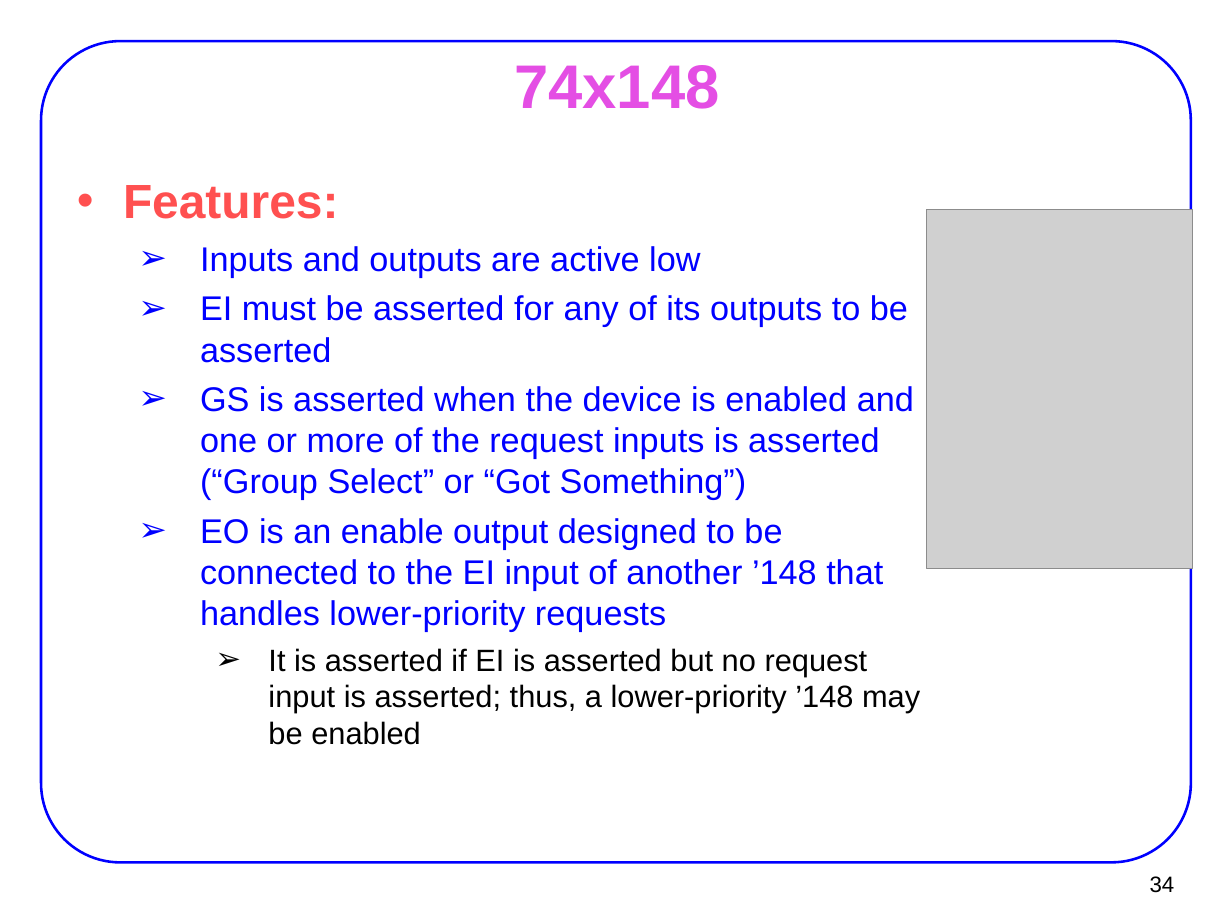
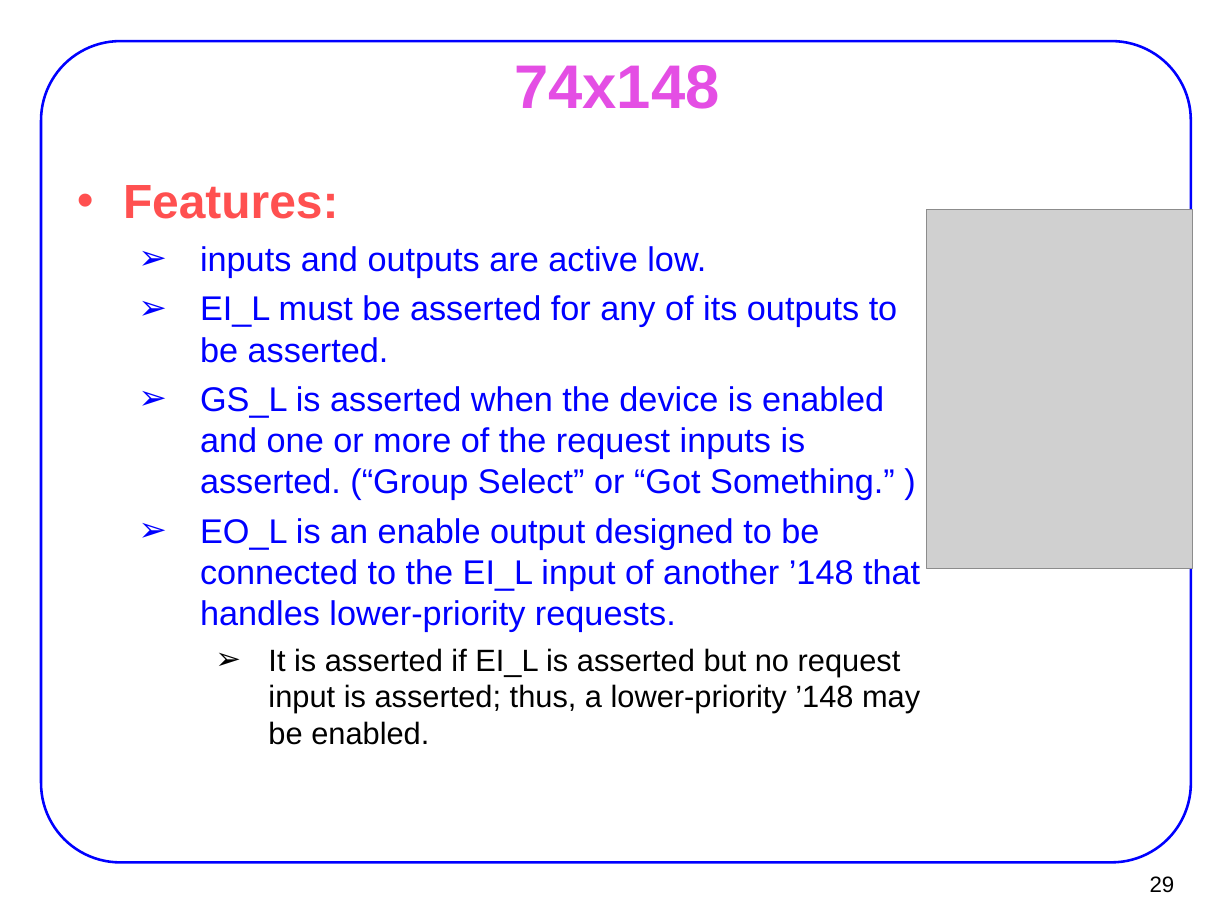
Before and after one commit to AUT-CE-Archive/AUT-CE-LC, a slide deck: slide 29 of Slides/06_decoder.ppt (slide 34 before the commit). Drawn at 1232x924 pixels with LibreOffice and Linux fonts; fonts in the diff are those of the drawing; grey boxes stand for pictures. Boxes give left, top, right and bottom in pixels: in the first picture for what was removed or moved away, otherwise in the second. Text is boxed around its words. In the diff, an @@ line names an element or a change of style, - is before the commit and + after.

Commit message:
Updated slides

```diff
--- a/Slides/06_decoder.ppt
+++ b/Slides/06_decoder.ppt
@@ text at (x1=200, y1=246, x2=920, y2=745): text changed @@
-  ➢ Inputs and outputs are active low
-  ➢ EI must be asserted for any of its outputs to be asserted
-  ➢ GS is asserted when the device is enabled and one or more of the request inputs is asserted (“Group Select” or “Got Something”)
-  ➢ EO is an enable output designed to be connected to the EI input of another ’148 that handles lower-priority requests
-    ➢ It is asserted if EI is asserted but no request input is asserted; thus, a lower-priority ’148 may be enabled
+  ➢ inputs and outputs are active low.
+  ➢ EI_L must be asserted for any of its outputs to be asserted.
+  ➢ GS_L is asserted when the device is enabled and one or more of the request inputs is asserted. (“Group Select” or “Got Something.” )
+  ➢ EO_L is an enable output designed to be connected to the EI_L input of another ’148 that handles lower-priority requests.
+    ➢ It is asserted if EI_L is asserted but no request input is asserted; thus, a lower-priority ’148 may be enabled.
@@ page number at (x1=1150, y1=876, x2=1175, y2=893): text changed @@
-34
+29
```
Also in this commit, not shown: 11 other slides changed, 3 slides added, 7 slides removed, 31 other files.
